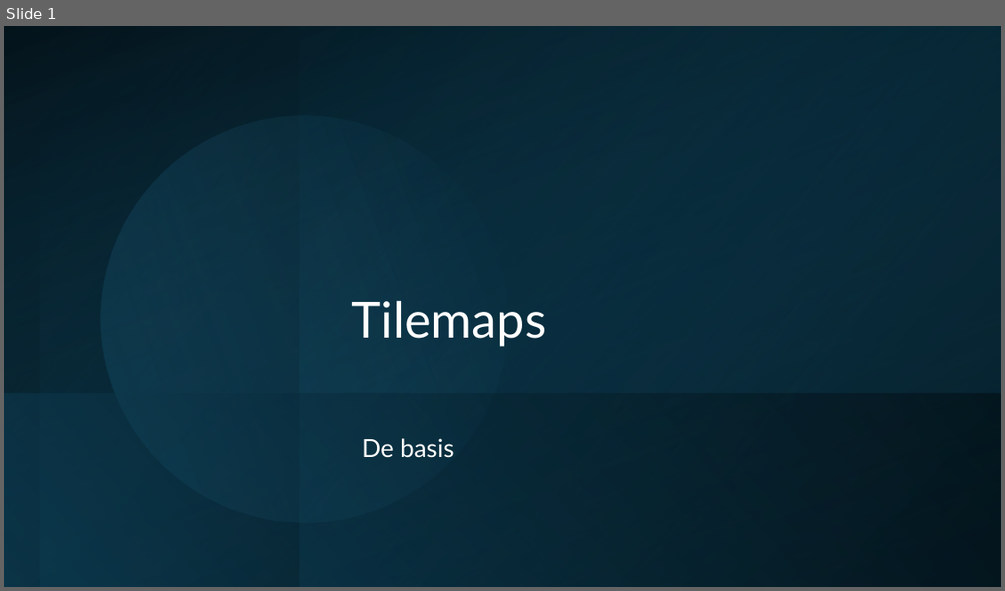
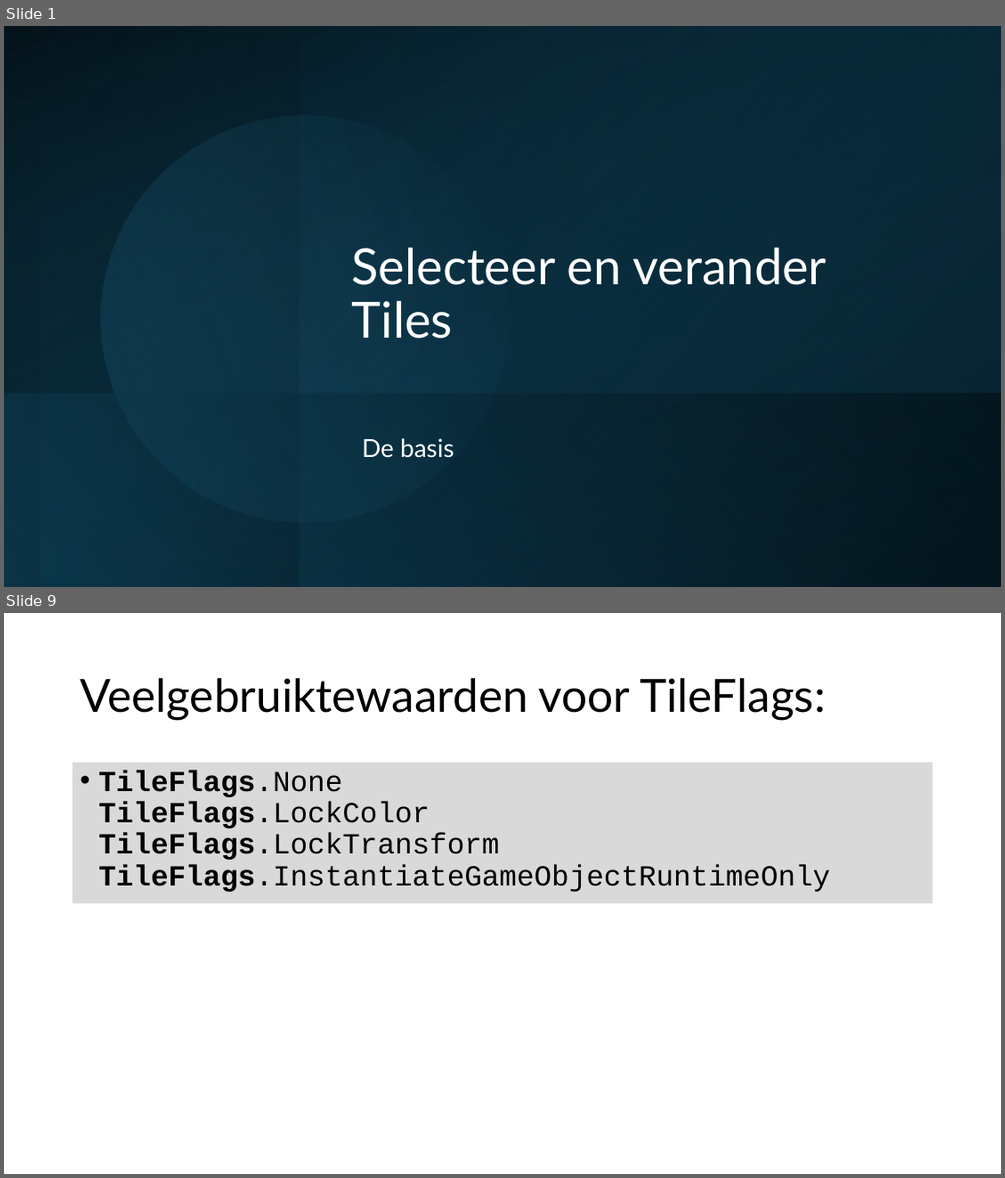
Before and after one commit to djsjollema/lessen-gamedevelopment, a slide deck: M4/GDV_2D_Gym/les2/gdv-2d-gym-les2.pptx. Shown one above the other, each under a label of ours: slide 1 before the commit, slides 1 and 9 after it; the slides between them are not shown. The pictures are 1005x591 and 1005x1178 pixels, drawn with LibreOffice and Linux fonts; fonts in the diff are those of the drawing. Boxes give left, top, right and bottom in pixels: in the first picture for what was removed or moved away, otherwise in the second. Text is boxed around its words. In the diff, an @@ line names an element or a change of style, - is before the commit and + after.

```diff
--- a/M4/GDV_2D_Gym/les2/gdv-2d-gym-les2.pptx
+++ b/M4/GDV_2D_Gym/les2/gdv-2d-gym-les2.pptx
@@ slide 9 added at [4, 613, 1001, 1174], background #FFFFFF @@
@@ title added at [80, 678, 825, 720], 44 pt, text #000000 @@
+Veelgebruiktewaarden voor TileFlags:
@@ text added at [73, 763, 933, 904], fill #D9D9D9, 28 pt, text #000000 @@
+• TileFlags.None
+  TileFlags.LockColor
+  TileFlags.LockTransform
+  TileFlags.InstantiateGameObjectRuntimeOnly
@@ slide 1 changed as well @@
@@ title at [352, 247, 826, 338]: text changed @@
-Tilemaps
+Selecteer en verander Tiles
```
Also in this commit, not shown: 8 other slides added, 3 slides removed, 5 other files.
